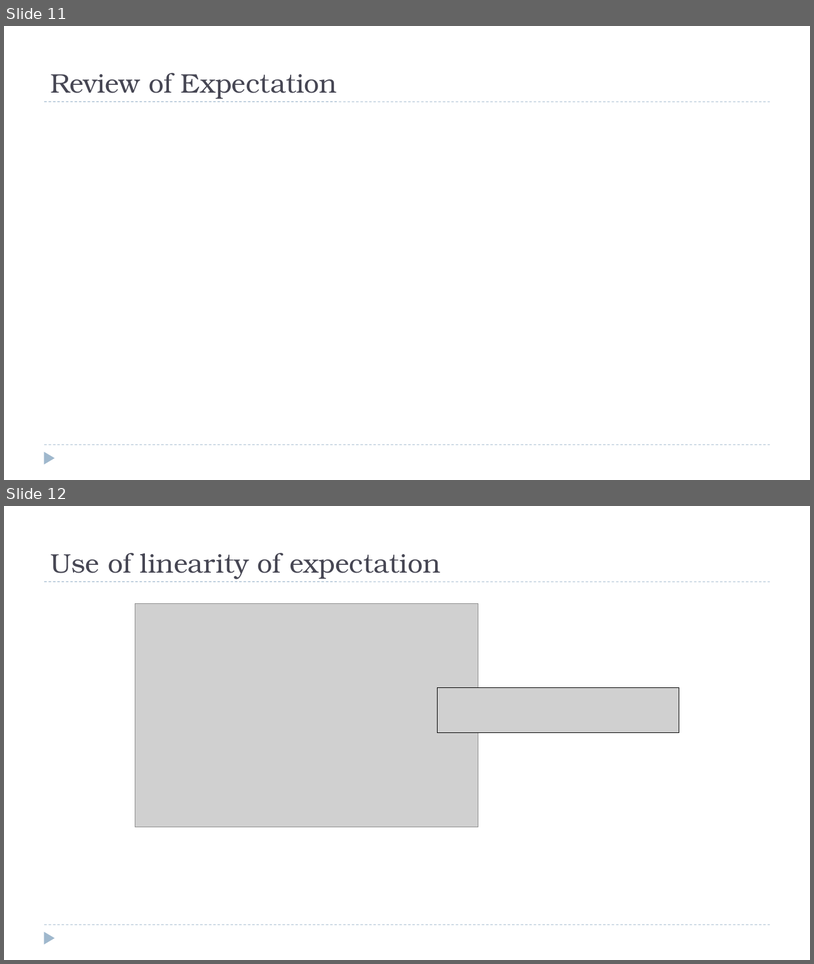
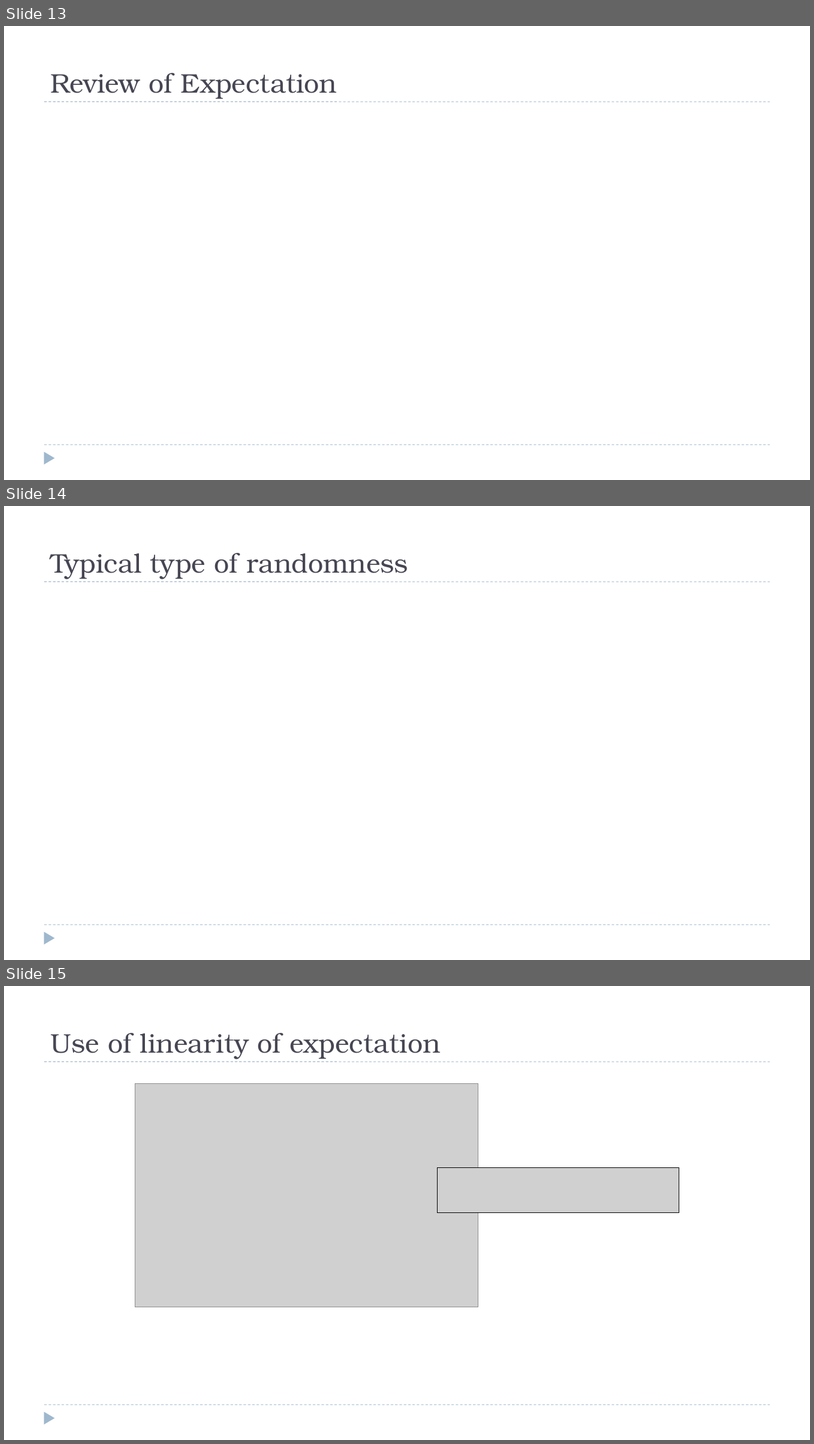
Before and after one commit to dsc-courses/dsc40b-2025-wi, a slide deck: materials/lectures/04-expected_time/slides.pptx. Shown one above the other, each under a label of ours: slides 11 and 12 before the commit, slides 13, 14 and 15 after it. The pictures are 814x964 and 814x1444 pixels, drawn with LibreOffice and Linux fonts; fonts in the diff are those of the drawing; grey boxes stand for pictures. Boxes give left, top, right and bottom in pixels: in the first picture for what was removed or moved away, otherwise in the second. Text is boxed around its words. In the diff, an @@ line names an element or a change of style, - is before the commit and + after.

```diff
--- a/materials/lectures/04-expected_time/slides.pptx
+++ b/materials/lectures/04-expected_time/slides.pptx
@@ slide 14 added at [4, 506, 810, 960], background #FFFFFF; not listed: 3 template elements that a slide beside it also shows @@
@@ title added at [50, 553, 408, 579], 32 pt, text #464653 @@
+Typical type of randomness
@@ what was slide 11 is now slide 13 @@
@@ what was slide 12 is now slide 15 @@
```
Also in this commit, not shown: 2 other slides added, 22 other files.
